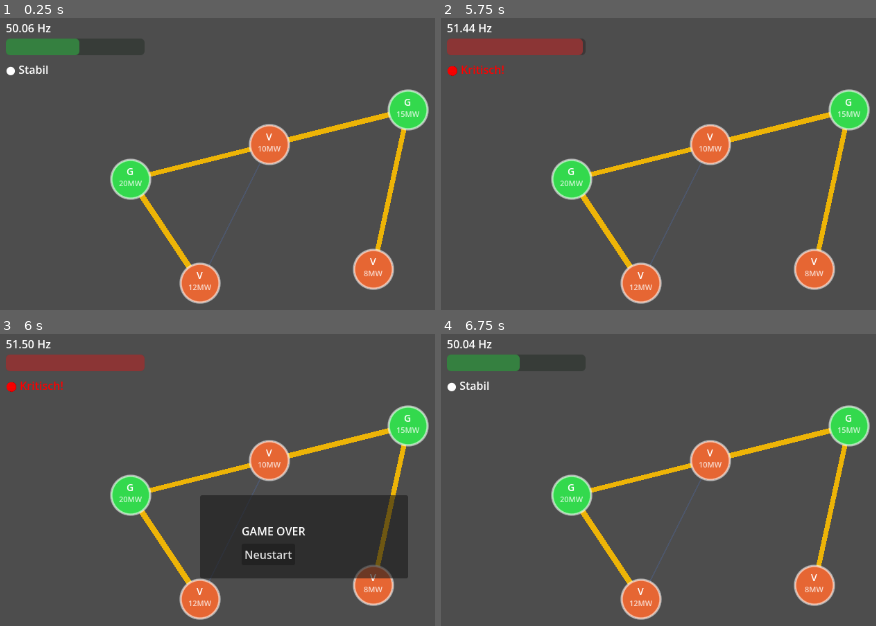
Above: before the commit, frames 1-4 (two rows, left to right).
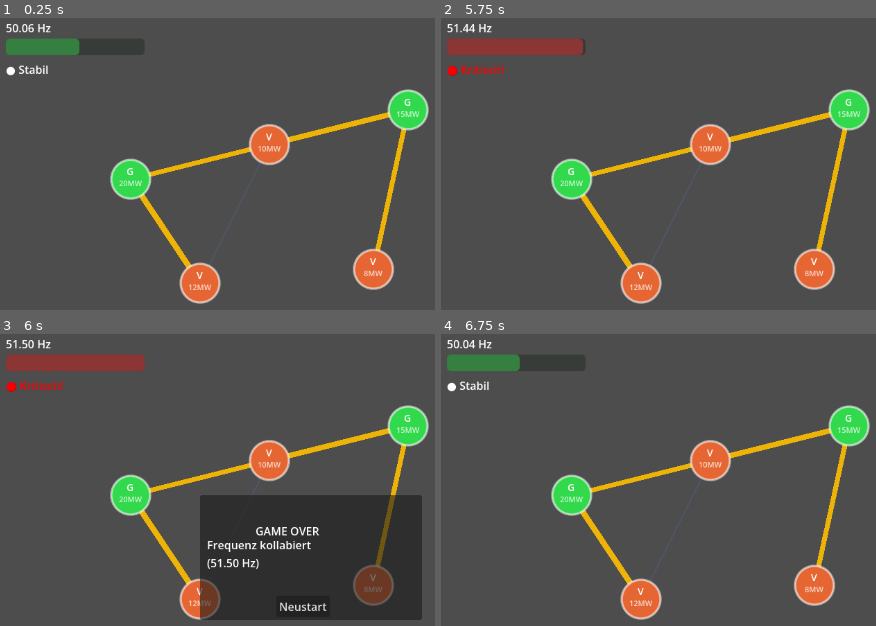
Above: after the commit, the same moments.

Repository: Timjo13/StromnetzSim
Game: Godot game, scene res://scenes/Main.tscn
The game is run twice, just before and just after one commit, with the same random seed, the same clock (stepped at 60 frames per second) and the same inputs.
Inputs (mouse positions are in pixels of both pictures, inside the frame that each line leads up to):
- Up to frame 1 (0.25 s): no input
- Up to frame 2 (5.75 s): tap Enter at 0.5 s; move the mouse to (outside the picture) at 0.52 s; click (outside the picture) at 0.67 s; move the mouse to (671, 251) at 1.27 s; click (671, 251) at 1.42 s; tap Space at 2 s; move the mouse to (outside the picture) at 2.02 s; click (outside the picture) at 2.17 s; move the mouse to (outside the picture) at 2.77 s; click (outside the picture) at 2.92 s; move the mouse to (outside the picture) at 3.52 s; click (outside the picture) at 3.67 s; move the mouse to (593, 164) at 4.27 s; click (593, 164) at 4.42 s; move the mouse to (871, 231) at 5.02 s; click (871, 231) at 5.17 s
- Up to frame 3 (6 s): move the mouse to (269, 433) at 5.77 s; click (269, 433) at 5.92 s
- Up to frame 4 (6.75 s): click "Neustart" at 6.5 s

Frames 1-2 are identical in both runs. In frame 3, 9.2% of the frame differs, in the area x 45-98%, y 55-98%; in frame 4, nothing differs.

Commit message:
ADD: Leitungsabschlatung bei Überlast; FIX: Game Over Message

Diff:
--- a/scenes/Main.tscn
+++ b/scenes/Main.tscn
@@ -94,24 +94,33 @@
 [node name="GameOverPanel" type="Panel" parent="UI" unique_id=1567433850]
 offset_left = 300.0
 offset_top = 250.0
-offset_right = 600.0
-offset_bottom = 370.0
+offset_right = 620.0
+offset_bottom = 430.0
 
 [node name="Label" type="Label" parent="UI/GameOverPanel" unique_id=1563748634]
 layout_mode = 0
-offset_left = 60.0
+offset_left = 80.0
 offset_top = 40.0
-offset_right = 152.0
+offset_right = 172.0
 offset_bottom = 63.0
 text = "GAME OVER"
 
 [node name="Button" type="Button" parent="UI/GameOverPanel" unique_id=1561955014]
 layout_mode = 0
-offset_left = 60.0
-offset_top = 70.0
-offset_right = 137.0
-offset_bottom = 101.0
+offset_left = 110.0
+offset_top = 145.0
+offset_right = 187.0
+offset_bottom = 176.0
 text = "Neustart"
+
+[node name="ReasonLabel" type="Label" parent="UI/GameOverPanel" unique_id=822960631]
+custom_minimum_size = Vector2(300, 0)
+layout_mode = 0
+offset_left = 10.0
+offset_top = 60.0
+offset_right = 50.0
+offset_bottom = 83.0
+autowrap_mode = 2
 
 [connection signal="frequency_updated" from="GridManager" to="UI" method="on_frequency_updated"]
 [connection signal="game_over" from="GridManager" to="UI" method="on_game_over"]
--- a/scripts/GridLine.gd
+++ b/scripts/GridLine.gd
@@ -6,33 +6,49 @@
 
 var node_a: Node = null
 var node_b: Node = null
-var current_load: float = 0.0  # MW
-var flow_direction: float = 1.0  # +1 = A→B, -1 = B→A
+var current_load: float = 0.0
+var flow_direction: float = 1.0
+var tripped: bool = false
+var _blink_timer: float = 0.0
+var _blink_visible: bool = true
 
 func _ready():
 	width = 4.0
 	default_color = Color(0.3, 0.4, 0.6, 0.4)
-
 	if node_a_path:
 		node_a = get_node(node_a_path)
 	if node_b_path:
 		node_b = get_node(node_b_path)
-
 	if node_a and node_b:
 		clear_points()
 		add_point(node_a.position)
 		add_point(node_b.position)
 
-func _process(_delta):
+func _process(delta):
 	if not node_a or not node_b:
 		return
 	set_point_position(0, node_a.position)
 	set_point_position(1, node_b.position)
-	_update_visuals()
+
+	if tripped:
+		_blink_timer += delta
+		if _blink_timer >= 0.15:
+			_blink_timer = 0.0
+			_blink_visible = !_blink_visible
+		visible = _blink_visible
+		default_color = Color(1.0, 0.1, 0.1, 1.0)
+		width = 9.0
+	else:
+		visible = true
+		_update_visuals()
 
 func set_flow(load_mw: float, direction: float):
 	current_load = abs(load_mw)
 	flow_direction = direction
+
+func trip():
+	tripped = true
+	current_load = 0.0
 
 func _update_visuals():
 	var ratio = clamp(current_load / max_capacity, 0.0, 1.0)
@@ -46,7 +62,7 @@
 		default_color = Color(1.0, 0.75, 0.0, 0.9)
 		width = 5.0 + ratio * 4.0
 	else:
-		default_color = Color(1.0, 0.2, 0.1, 1.0)
+		default_color = Color(1.0, 0.3, 0.1, 1.0)
 		width = 8.0
 
 func is_overloaded() -> bool:
--- a/scripts/GridManager.gd
+++ b/scripts/GridManager.gd
@@ -3,7 +3,6 @@
 const NOMINAL_FREQ  = 50.0
 const FREQ_RATE     = 0.05
 const FREQ_DANGER   = 1.5
-const FREQ_WARN     = 0.8
 
 var frequency: float = NOMINAL_FREQ
 var game_active: bool = true
@@ -11,7 +10,7 @@
 var grid_lines: Array = []
 
 signal frequency_updated(freq: float)
-signal game_over
+signal game_over(reason: String)
 
 func _ready():
 	call_deferred("_collect_nodes")
@@ -27,15 +26,25 @@
 	if not game_active:
 		return
 
+	_update_line_flows()
+
+	# Überlastung zuerst prüfen – Schutzschalter löst sofort aus
+	for line in grid_lines:
+		if not line.tripped and line.is_overloaded():
+			line.trip()  # Leitung abschalten
+			var reason = "Schutzschalter ausgelöst!\nLeitung %s überlastet\n(%.0f MW > %.0f MW Limit)" % [line.name, line.current_load, line.max_capacity]
+			_trigger_game_over(reason)
+			return
+
+	# Frequenz berechnen
 	var net_power = _calc_net_power()
 	frequency += net_power * FREQ_RATE * delta
 	frequency = clamp(frequency, 44.0, 56.0)
 	frequency_updated.emit(frequency)
 
-	_update_line_flows()
-
 	if abs(frequency - NOMINAL_FREQ) >= FREQ_DANGER:
-		_trigger_game_over()
+		var reason = "Frequenz kollabiert\n(%.2f Hz)" % frequency
+		_trigger_game_over(reason)
 
 func _calc_net_power() -> float:
 	var total = 0.0
@@ -44,44 +53,25 @@
 	return total
 
 func _update_line_flows():
-	# Gesamte aktive Erzeugung
-	var total_gen = 0.0
-	for n in grid_nodes:
-		if n.node_type == 0 and n.is_active:  # GENERATOR
-			total_gen += n.power_value
-
-	# Jede Leitung bekommt anteiligen Fluss basierend auf Quellknoten
 	for line in grid_lines:
-		if not line.node_a or not line.node_b:
+		if line.tripped or not line.node_a or not line.node_b:
 			continue
-
 		var power_a = line.node_a.get_power()
 		var power_b = line.node_b.get_power()
-
-		# Fluss = Durchschnitt der Knotenleistungen als Schätzung
 		var flow = 0.0
 		var direction = 1.0
-
 		if power_a > 0 and power_b <= 0:
-			# A ist Generator, B ist Verbraucher → Fluss A→B
 			flow = min(power_a, abs(power_b))
 			direction = 1.0
 		elif power_b > 0 and power_a <= 0:
-			# B ist Generator, A ist Verbraucher → Fluss B→A
 			flow = min(power_b, abs(power_a))
 			direction = -1.0
-		elif power_a > 0 and power_b > 0:
-			# Beide Generatoren → kein Lastfluss
-			flow = 0.0
-		else:
-			flow = 0.0
-
 		line.set_flow(flow, direction)
 
 func _on_node_changed():
 	pass
 
-func _trigger_game_over():
+func _trigger_game_over(reason: String):
 	game_active = false
-	print("GAME OVER – Frequenz: %.2f Hz" % frequency)
-	game_over.emit()
+	print("GAME OVER – %s" % reason)
+	game_over.emit(reason)
--- a/scripts/UI.gd
+++ b/scripts/UI.gd
@@ -1,12 +1,13 @@
 extends CanvasLayer
 
 const NOMINAL  = 50.0
-const MAX_DEV  = 1.5   # muss gleich FREQ_DANGER in GridManager sein
+const MAX_DEV  = 1.5
 
-@onready var freq_bar:       ProgressBar = $FreqContainer/FreqBar
-@onready var freq_label:     Label       = $FreqContainer/FreqLabel
-@onready var status_label:   Label       = $StatusLabel
-@onready var game_over_panel: Panel      = $GameOverPanel
+@onready var freq_bar:        ProgressBar = $FreqContainer/FreqBar
+@onready var freq_label:      Label       = $FreqContainer/FreqLabel
+@onready var status_label:    Label       = $StatusLabel
+@onready var game_over_panel: Panel       = $GameOverPanel
+@onready var reason_label:    Label       = $GameOverPanel/ReasonLabel
 
 func _ready():
 	game_over_panel.visible = false
@@ -15,26 +16,24 @@
 func on_frequency_updated(freq: float):
 	var deviation = freq - NOMINAL
 	var ratio     = clamp(abs(deviation) / MAX_DEV, 0.0, 1.0)
-
-	freq_label.text  = "%.2f Hz" % freq
-	# ProgressBar: 0 = 50Hz, -1 = zu wenig, +1 = zu viel  →  in 0–100 umrechnen
-	freq_bar.value   = 50.0 + (deviation / MAX_DEV) * 50.0
-
+	freq_label.text = "%.2f Hz" % freq
+	freq_bar.value  = 50.0 + (deviation / MAX_DEV) * 50.0
 	if ratio < 0.4:
-		freq_bar.modulate    = Color(0.2, 0.9, 0.3)
-		status_label.text    = "● Stabil"
+		freq_bar.modulate     = Color(0.2, 0.9, 0.3)
+		status_label.text     = "● Stabil"
 		status_label.modulate = Color.WHITE
 	elif ratio < 0.8:
-		freq_bar.modulate    = Color(1.0, 0.8, 0.0)
-		status_label.text    = "⚠ Instabil"
+		freq_bar.modulate     = Color(1.0, 0.8, 0.0)
+		status_label.text     = "⚠ Instabil"
 		status_label.modulate = Color.YELLOW
 	else:
-		freq_bar.modulate    = Color(1.0, 0.2, 0.2)
-		status_label.text    = "⛔ Kritisch!"
+		freq_bar.modulate     = Color(1.0, 0.2, 0.2)
+		status_label.text     = "⛔ Kritisch!"
 		status_label.modulate = Color.RED
 
-func on_game_over():
+func on_game_over(reason: String):
 	game_over_panel.visible = true
+	reason_label.text = reason
 
 func _on_restart_pressed():
 	get_tree().reload_current_scene()
